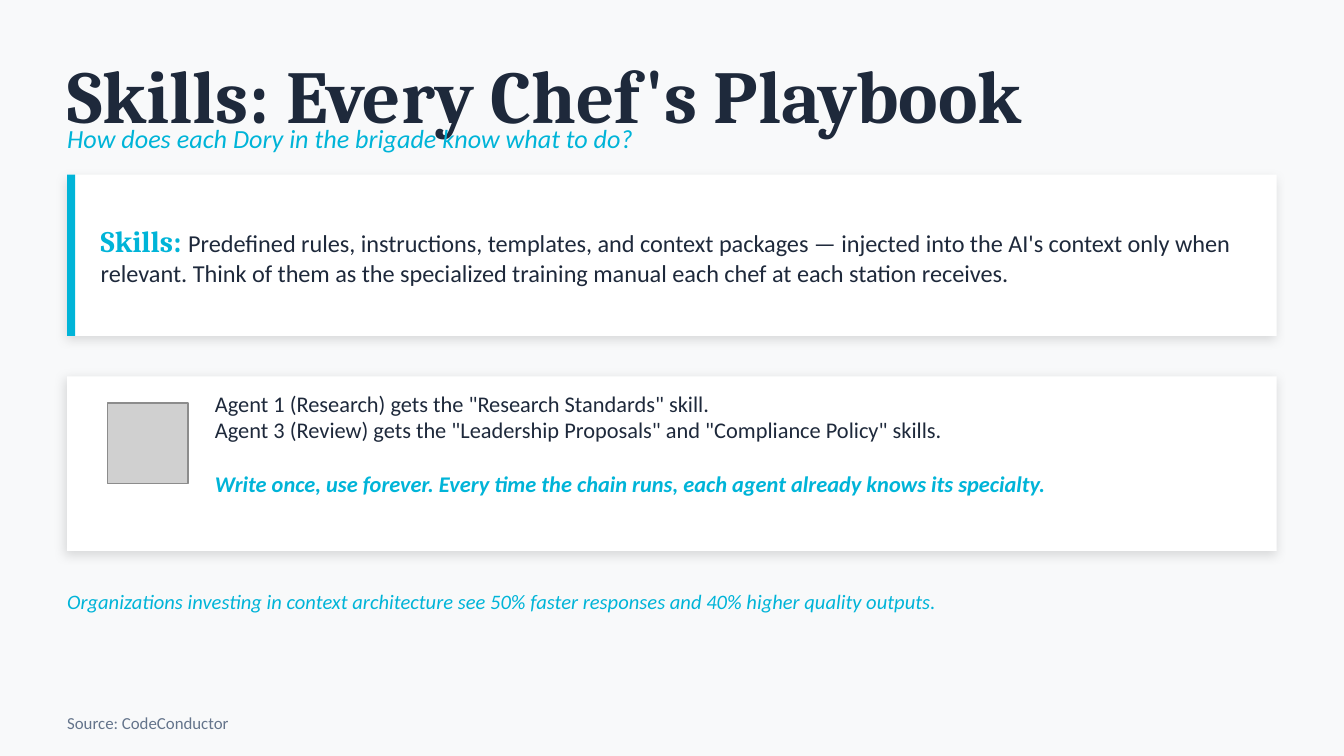
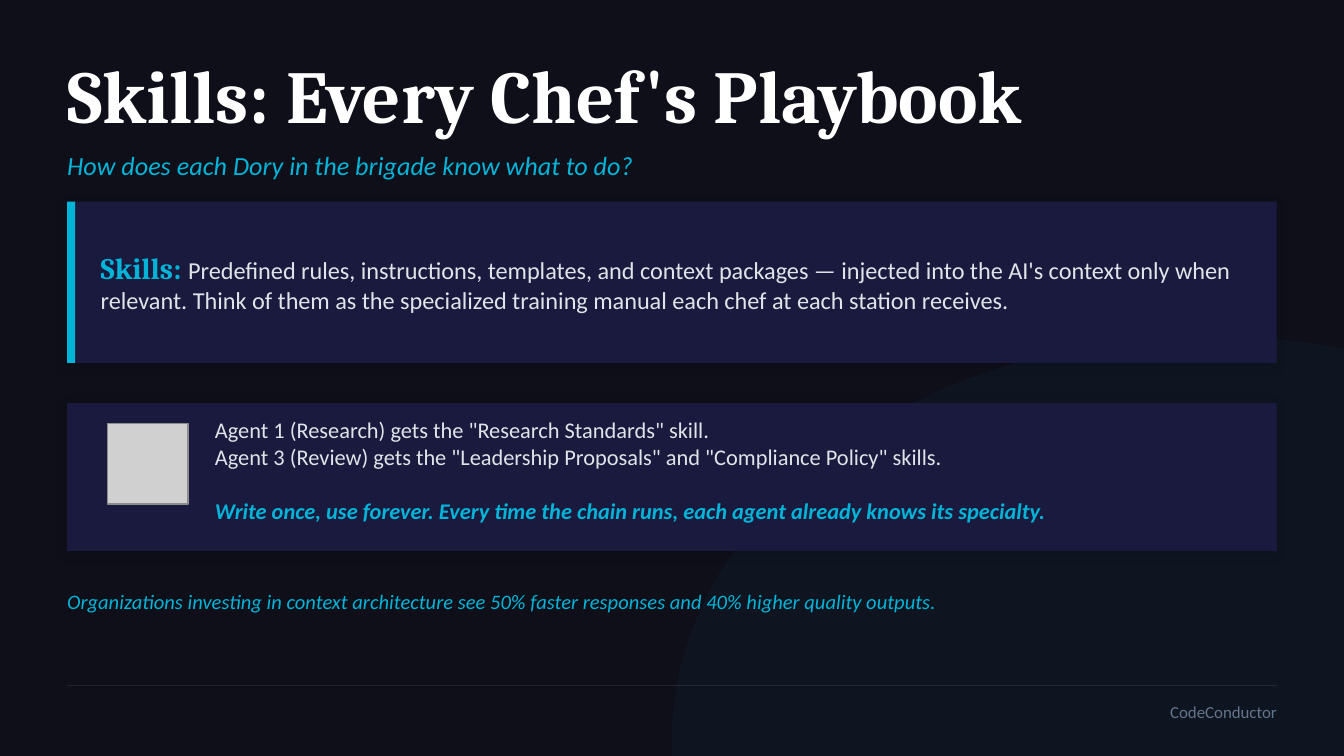
Before and after one commit to michaelengland/ai-best-practices, a slide deck: slide 40 of Getting-Agents-to-Give-Up-Their-Secrets.pptx (slide 38 before the commit). Drawn at 1344x756 pixels with LibreOffice and Linux fonts; fonts in the diff are those of the drawing; grey boxes stand for pictures. Boxes give left, top, right and bottom in pixels: in the first picture for what was removed or moved away, otherwise in the second. Text is boxed around its words. In the diff, an @@ line names an element or a change of style, - is before the commit and + after.

```diff
--- a/Getting-Agents-to-Give-Up-Their-Secrets.pptx
+++ b/Getting-Agents-to-Give-Up-Their-Secrets.pptx
@@ background #F8F9FA to #0F0F1A @@
@@ text "Skills: Every Chef's Playbook" at (67, 70, 1022, 140): text colour #1E293B to #FFFFFF @@
@@ 2 texts, 2 rectangles: place and size @@
-2 texts, 2 rectangles at (67, 126, 1277, 336)
+2 texts, 2 rectangles at (67, 157, 1277, 363)
@@ rectangle at (67, 202, 1277, 363): fill #FFFFFF to #1A1A3E @@
@@ text "Skills: Predefined rules, instructions, templates, ..." at (101, 258, 1230, 313): text colour #1E293B to #E0E4E8 @@
@@ ellipse added at (672, 336, 1344, 756), fill #00B4D8 at 4% opacity @@
@@ rectangle: place and size @@
-rectangle at (67, 376, 1277, 551)
+rectangle at (67, 403, 1277, 551)
@@ rectangle at (67, 403, 1277, 551): fill #FFFFFF to #1A1A3E @@
@@ text "Agent 1 (Research) gets the ...": place and size @@
-text "Agent 1 (Research) gets the ..." at (215, 396, 1045, 496)
+text "Agent 1 (Research) gets the ..." at (215, 422, 1045, 523)
@@ picture: place and size @@
-picture at (108, 403, 188, 484)
+picture at (108, 423, 188, 504)
@@ text at (215, 422, 942, 469): text colour #1E293B to #E0E4E8 in "Agent 1 (Research) gets the "Research Standards" ...", "Agent 3 (Review) gets the "Leadership Proposals" ..." @@
@@ line added from (67, 685) to (1277, 685), #FFFFFF 0.5 pt @@
@@ text at (1170, 706, 1277, 718): text changed @@
-Source: CodeConductor
+CodeConductor
```
Also in this commit, not shown: 25 other slides changed, 3 slides added, 1 other file.
